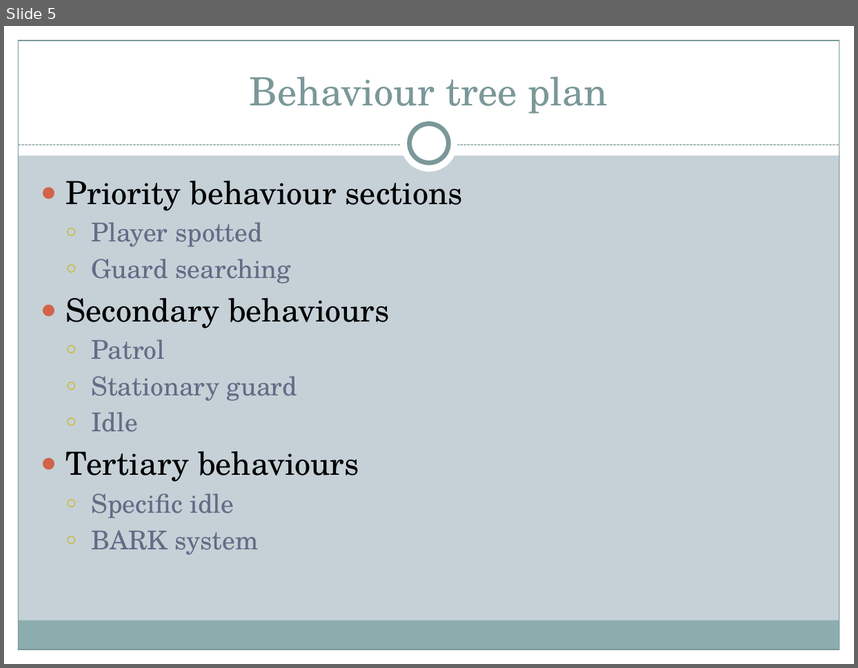
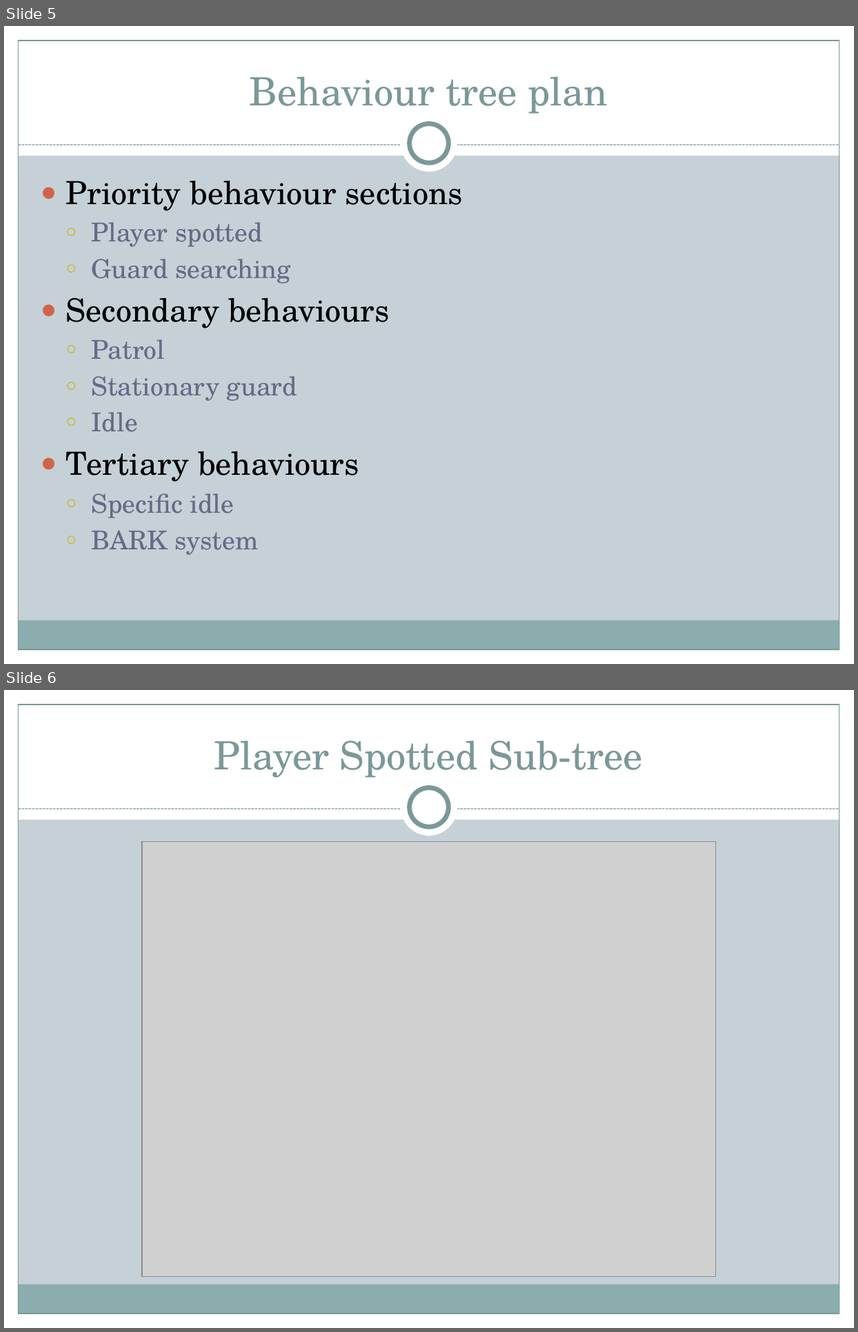
Before and after one commit to CJace33/Final-Project, a slide deck: Paperwork/Guard AI.pptx. Shown one above the other, each under a label of ours: slide 5 before the commit, slides 5 and 6 after it. The pictures are 858x668 and 858x1332 pixels, drawn with LibreOffice and Linux fonts; fonts in the diff are those of the drawing; grey boxes stand for pictures. Boxes give left, top, right and bottom in pixels: in the first picture for what was removed or moved away, otherwise in the second. Text is boxed around its words. In the diff, an @@ line names an element or a change of style, - is before the commit and + after.

```diff
--- a/Paperwork/Guard AI.pptx
+++ b/Paperwork/Guard AI.pptx
@@ slide 6 added at [4,690,854,1328], background #C5D1D7; not listed: 9 template elements that a slide beside it also shows @@
@@ title added at [214,740,643,778], 33 pt, text #7C999A @@
+Player Spotted Sub-tree
@@ picture added at [142,841,715,1276] @@
```
Also in this commit, not shown: 3 slides changed, 2 other slides added, 5 slides removed, 6 other files.
